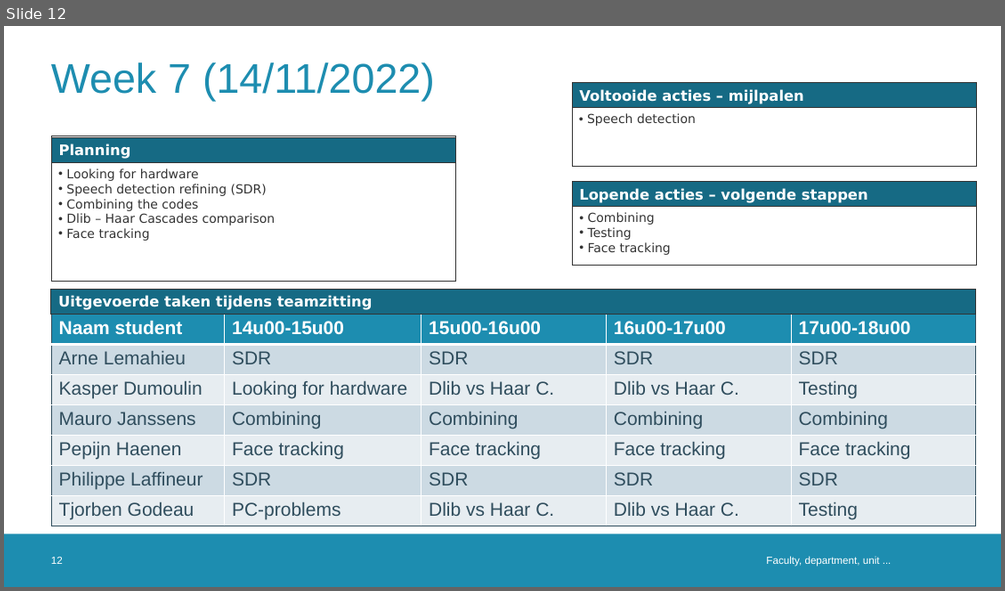
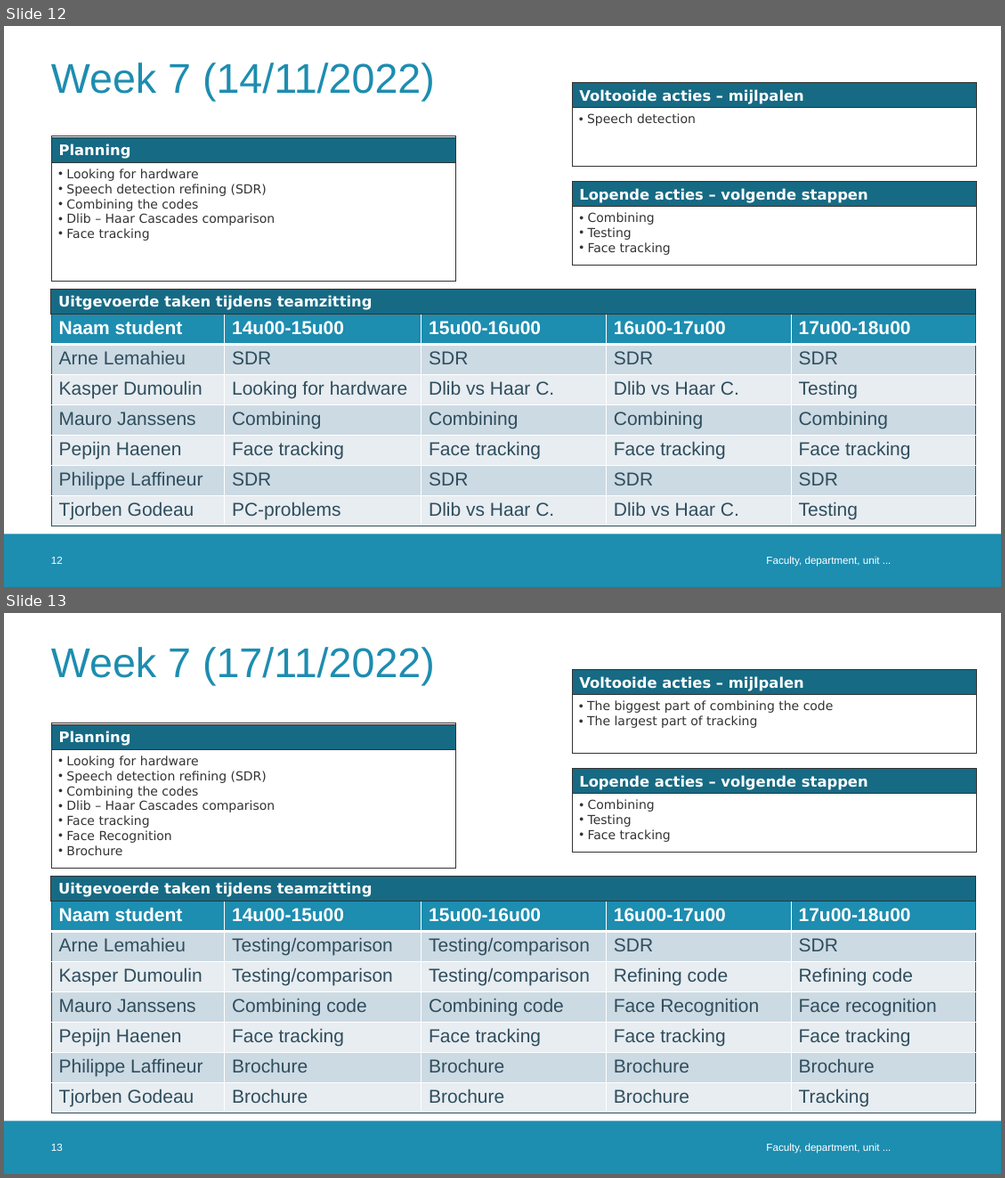
Before and after one commit to DoctorLego2003/Meeting-Owl, a slide deck: logboek_ESAT9A1.pptx. Shown one above the other, each under a label of ours: slide 12 before the commit, slides 12 and 13 after it. The pictures are 1005x591 and 1005x1178 pixels, drawn with LibreOffice and Linux fonts; fonts in the diff are those of the drawing; background and template pictures are left out. Boxes give left, top, right and bottom in pixels: in the first picture for what was removed or moved away, otherwise in the second. Text is boxed around its words. In the diff, an @@ line names an element or a change of style, - is before the commit and + after.

Commit message:
logboek aangepast

```diff
--- a/logboek_ESAT9A1.pptx
+++ b/logboek_ESAT9A1.pptx
@@ slide 13 added at (4,613,1001,1174), background #FFFFFF; not listed: 1 template element that a slide beside it also shows @@
@@ title added at (51,647,435,685), 40 pt, text #1D8DB0 @@
+Week 7 (17/11/2022)
@@ rectangle added at (573,670,976,753), outline #333333 0.75 pt @@
@@ rectangle added at (573,670,976,695), fill #166A84, outline #333333 0.75 pt, 14 pt, text #FFFFFF, bold @@
+Voltooide acties – mijlpalen
@@ text added at (587,700,833,728), 12 pt, text #333333 @@
+• The biggest part of combining the code
+• The largest part of tracking
@@ rectangle added at (52,723,455,868), outline #333333 0.75 pt @@
@@ rectangle added at (52,724,455,749), fill #166A84, outline #333333 0.75 pt, 14 pt, text #FFFFFF, bold @@
+Planning
@@ text added at (66,755,275,855), 12 pt, text #333333 @@
+• Looking for hardware
+• Speech detection refining (SDR)
+• Combining the codes
+• Dlib – Haar Cascades comparison
+• Face tracking
+• Face Recognition
+• Brochure
@@ rectangle added at (573,769,976,852), outline #333333 0.75 pt @@
@@ rectangle added at (573,769,976,793), fill #166A84, outline #333333 0.75 pt, 14 pt, text #FFFFFF, bold @@
+Lopende acties – volgende stappen
@@ text added at (588,799,671,842), 12 pt, text #333333 @@
+• Combining
+• Testing
+• Face tracking
@@ rectangle added at (51,876,976,900), fill #166A84, outline #333333 0.75 pt, 14 pt, text #FFFFFF, bold @@
+Uitgevoerde taken tijdens teamzitting
@@ table added at (52,900,975,1113), 7 rows, 5 columns @@
+Naam student | 14u00-15u00 | 15u00-16u00 | 16u00-17u00 | 17u00-18u00
+Arne Lemahieu | Testing/comparison | Testing/comparison | SDR | SDR
+Kasper Dumoulin | Testing/comparison | Testing/comparison | Refining code | Refining code
+Mauro Janssens | Combining code | Combining code | Face Recognition | Face recognition
+Pepijn Haenen | Face tracking | Face tracking | Face tracking | Face tracking
+Philippe Laffineur | Brochure | Brochure | Brochure | Brochure
+Tjorben Godeau | Brochure | Brochure | Brochure | Tracking
@@ page number added at (51,1143,63,1151), 10 pt, text #FFFFFF @@
+13
@@ text added at (766,1143,880,1153), 10 pt, text #FFFFFF @@
+Faculty, department, unit ...
```
